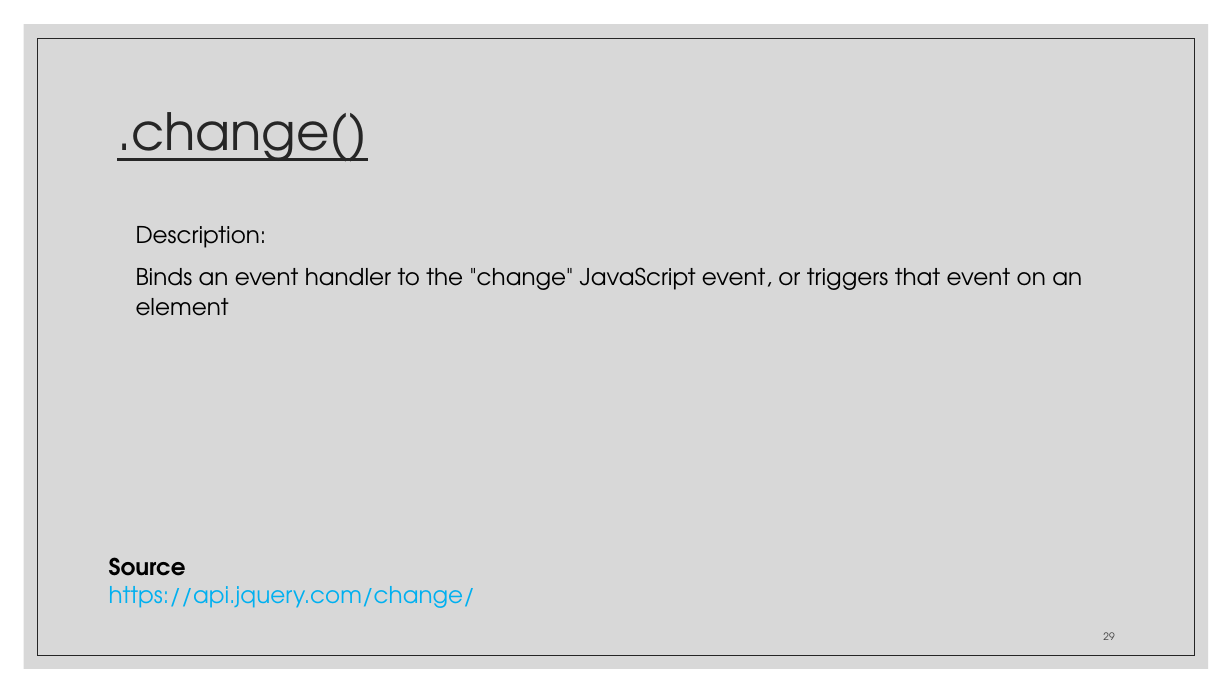
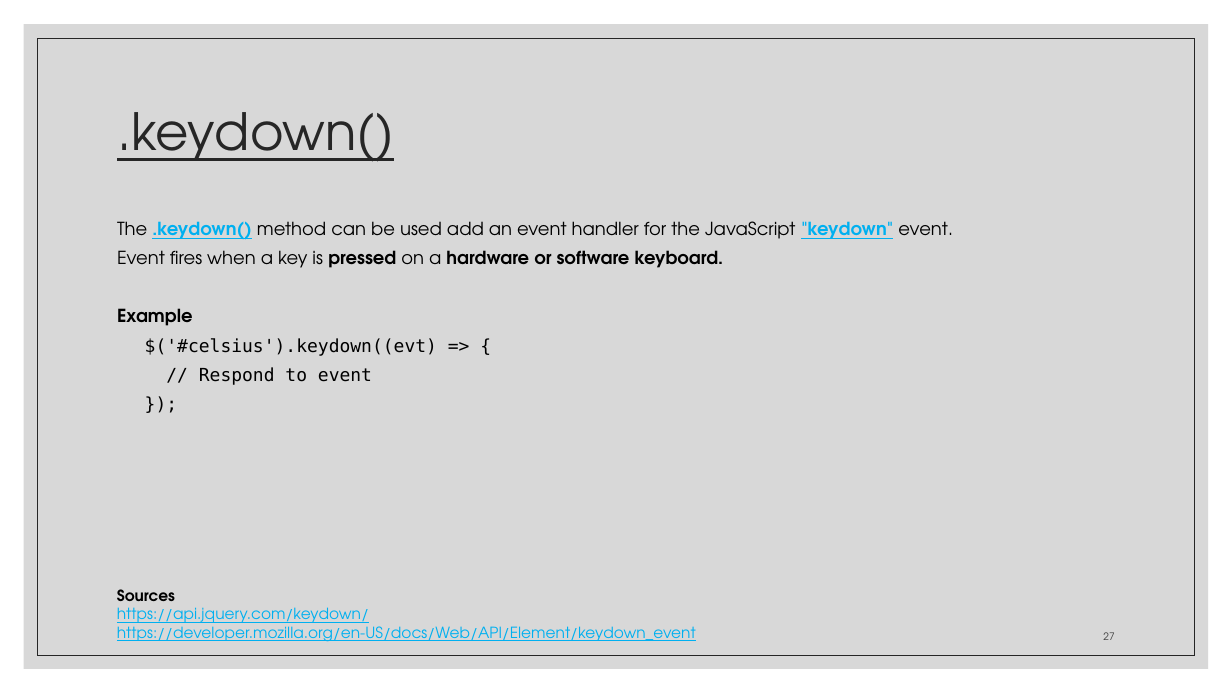
Before and after one commit to zackstotts/base-node-curriculum, a slide deck: slide 27 of unit_00/html_review/05 jQuery.pptx (slide 29 before the commit). Drawn at 1232x693 pixels with LibreOffice and Linux fonts; fonts in the diff are those of the drawing. Boxes give left, top, right and bottom in pixels: in the first picture for what was removed or moved away, otherwise in the second. Text is boxed around its words. In the diff, an @@ line names an element or a change of style, - is before the commit and + after.

Commit message:
jquery slides

```diff
--- a/unit_00/html_review/05 jQuery.pptx
+++ b/unit_00/html_review/05 jQuery.pptx
@@ title at (117, 112, 394, 162): text changed @@
-.change()
+.keydown()
@@ text at (117, 221, 953, 385): text changed; size 18 to 14 pt @@
-Description:
-Binds an event handler to the "change" JavaScript event, or triggers that event on an element
+The .keydown() method can be used add an event handler for the JavaScript "keydown" event.
+Event fires when a key is pressed on a hardware or software keyboard.
+Example
+  $('#celsius').keydown((evt) => {
+  // Respond to event
+  });
@@ text removed at (109, 557, 476, 608) @@
-Source
-https://api.jquery.com/change/
@@ text added at (117, 589, 696, 642), 12 pt, text #00B0F0, underline @@
+Sources
+https://api.jquery.com/keydown/
+https://developer.mozilla.org/en-US/docs/Web/API/Element/keydown_event
@@ page number at (1103, 632, 1114, 640): text changed @@
-29
+27
```
Also in this commit, not shown: 11 other slides changed, 15 slides added, 23 slides removed.
